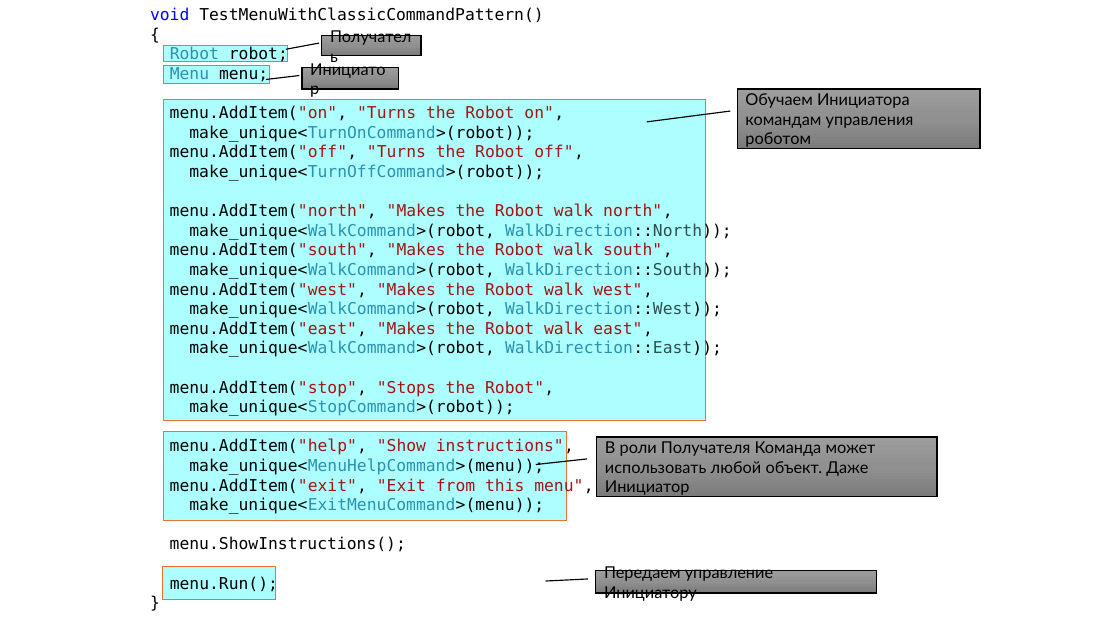
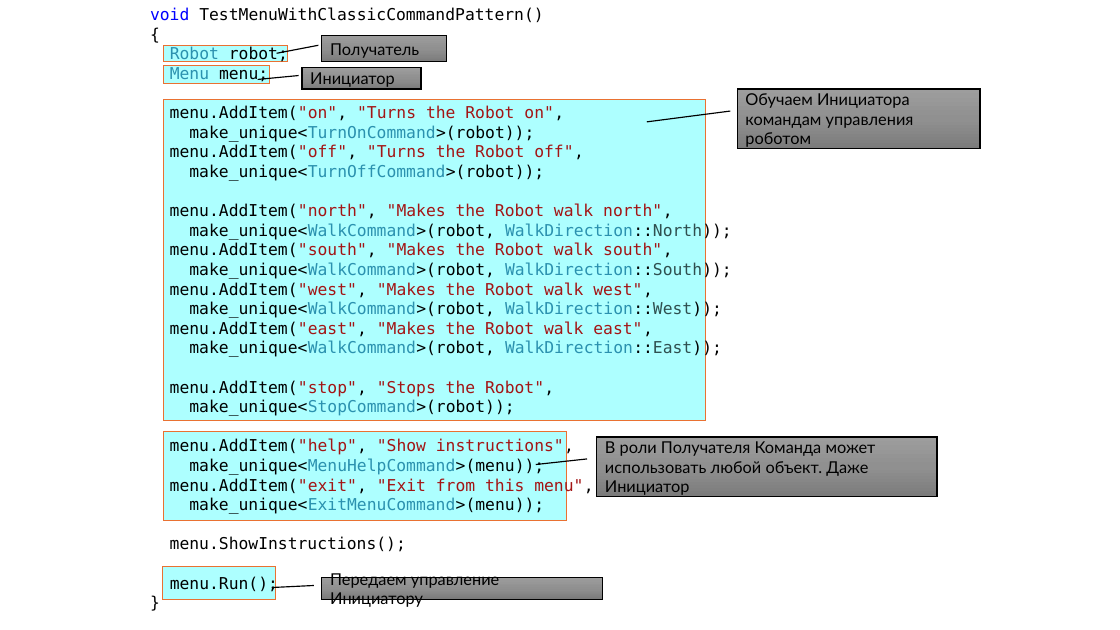
Before and after one commit to alexey-malov/ood, a slide deck: slide 16 of lectures/06.command/command.pptx (slide 14 before the commit). Drawn at 1120x630 pixels with LibreOffice and Linux fonts; fonts in the diff are those of the drawing. Boxes give left, top, right and bottom in pixels: in the first picture for what was removed or moved away, otherwise in the second. Text is boxed around its words. In the diff, an @@ line names an element or a change of style, - is before the commit and + after.

```diff
--- a/lectures/06.command/command.pptx
+++ b/lectures/06.command/command.pptx
@@ border callout "Получатель": place and size @@
-border callout "Получатель" at <box>322,35,421,55</box>
+border callout "Получатель" at <box>322,35,447,61</box>
@@ border callout "Инициатор": place and size @@
-border callout "Инициатор" at <box>302,68,399,89</box>
+border callout "Инициатор" at <box>302,68,422,89</box>
@@ border callout "Передаем управление Инициатору": place and size @@
-border callout "Передаем управление Инициатору" at <box>596,571,876,593</box>
+border callout "Передаем управление Инициатору" at <box>322,577,602,599</box>
```
Also in this commit, not shown: 5 other slides changed, 3 slides added, 1 slide removed.
